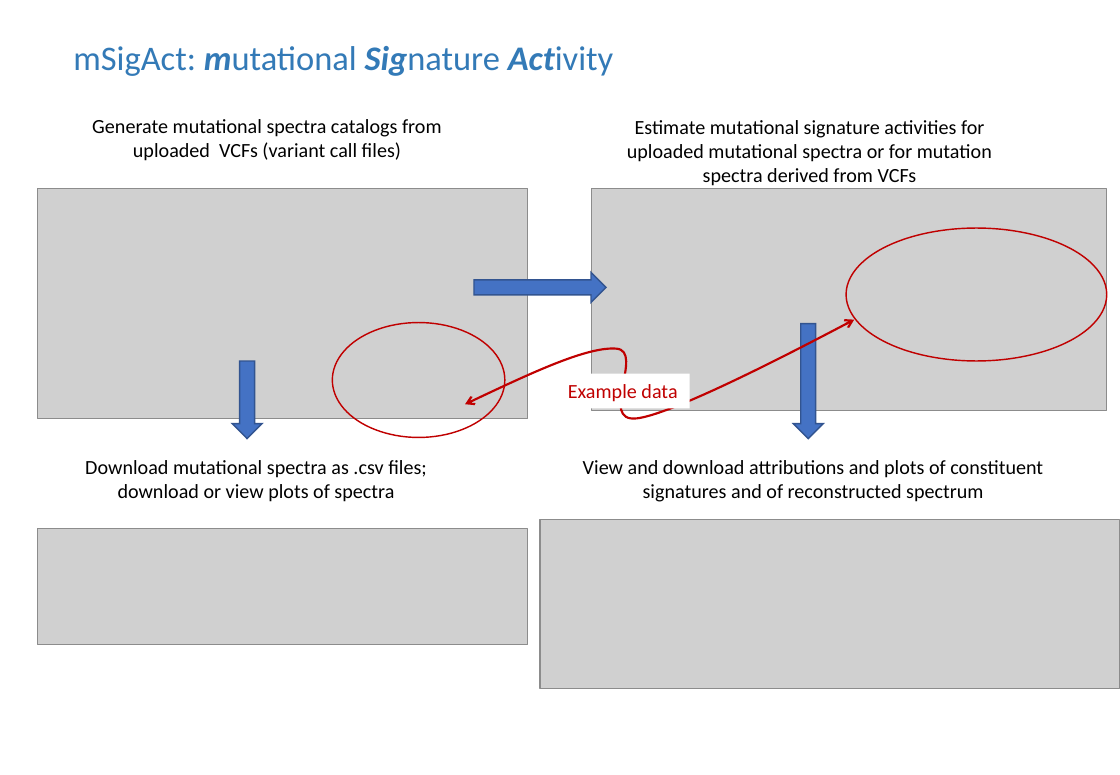
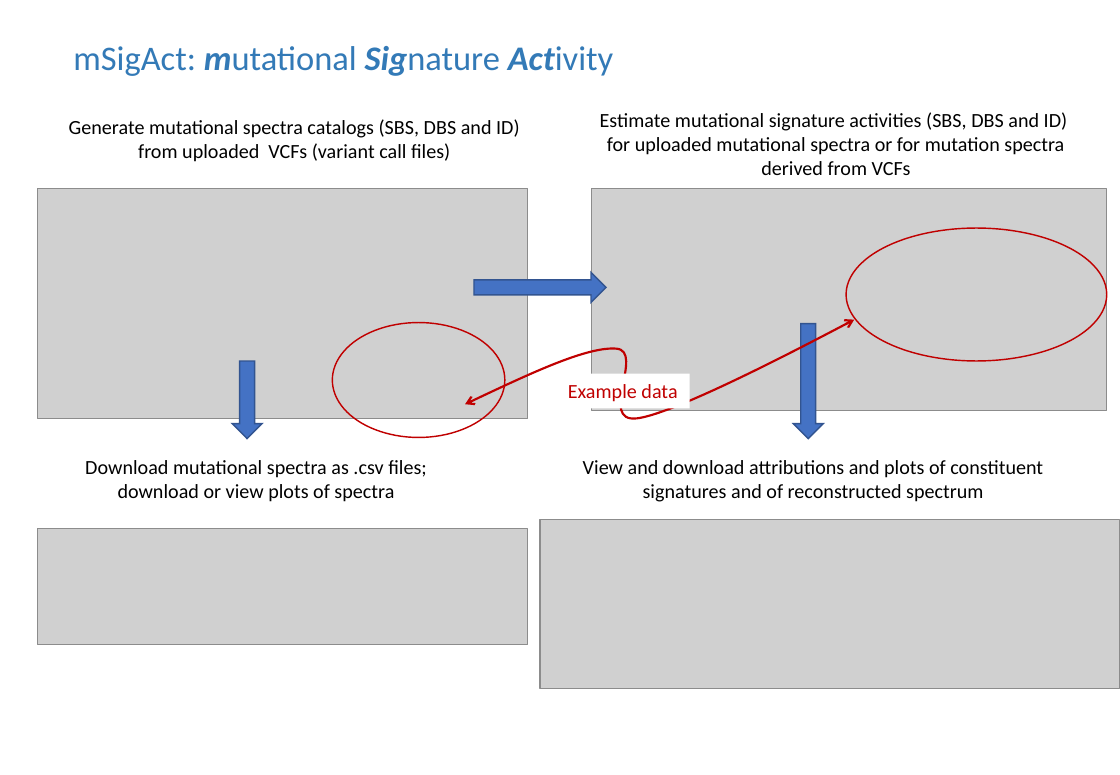
Before and after one commit to steverozen/mSigAct.server, a slide deck: slide 2 of inst/guides/mSigActWebServer.pptx. Drawn at 1120x775 pixels with LibreOffice and Linux fonts; fonts in the diff are those of the drawing; grey boxes stand for pictures. Boxes give left, top, right and bottom in pixels: in the first picture for what was removed or moved away, otherwise in the second. Text is boxed around its words. In the diff, an @@ line names an element or a change of style, - is before the commit and + after.

```diff
--- a/inst/guides/mSigActWebServer.pptx
+++ b/inst/guides/mSigActWebServer.pptx
@@ text at bbox=[69, 119, 520, 162]: text changed @@
-Generate mutational spectra catalogs from uploaded VCFs (variant call files)
+Generate mutational spectra catalogs (SBS, DBS and ID) from uploaded VCFs (variant call files)
@@ text at bbox=[600, 112, 1068, 175]: text changed @@
-Estimate mutational signature activities for uploaded mutational spectra or for mutation spectra derived from VCFs
+Estimate mutational signature activities (SBS, DBS and ID) for uploaded mutational spectra or for mutation spectra derived from VCFs
```
